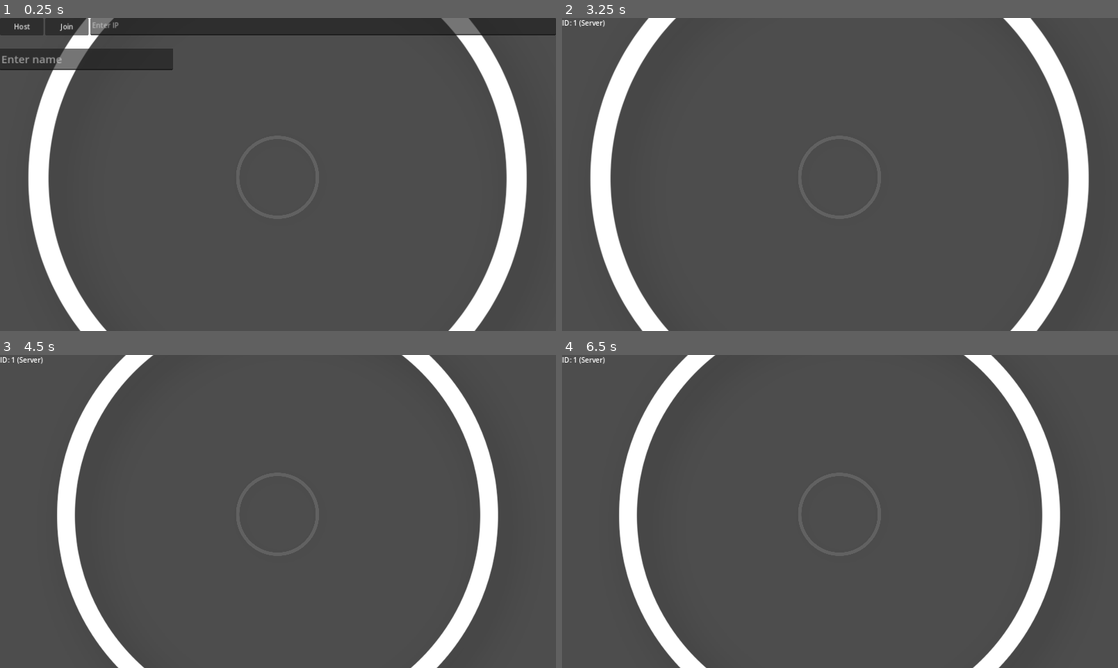
Above: before the commit, frames 1-4 (two rows, left to right).
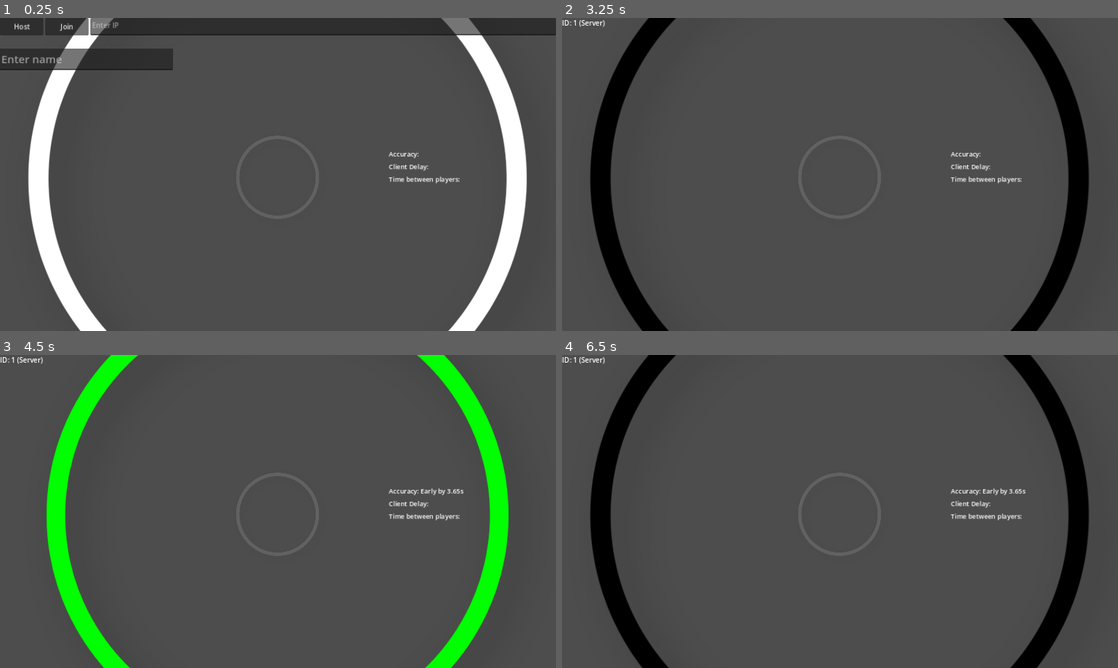
Above: after the commit, the same moments.

Repository: lokasc/rsPrototype
Game: Godot game, scene res://beat_sync/beat_main.tscn
Same seed, same stepped clock (60 frames per second), same inputs: the game is played once before the commit and once after it. This scene is started directly instead of the project's main scene.
Inputs (mouse positions are in pixels of both pictures, inside the frame that each line leads up to):
- Up to frame 1 (0.25 s): no input
- Up to frame 2 (3.25 s): click (884, 27) at 0.52 s; type "12" at 0.6 s; click (650, 58) at 0.75 s; type "Alex" at 0.83 s; click "Host" at 1.25 s; click "Start" at 2 s; tap Enter at 2.75 s; move the mouse to (962, 158) at 2.77 s; hold D (right) from 2.78 s (still down); click (962, 158) at 2.85 s
- Up to frame 3 (4.5 s): tap Space at 3.5 s; move the mouse to (166, 527) at 3.52 s; release D (right) at 3.53 s; hold S (down) 3.53-4.28 s; click (166, 527) at 3.6 s; move the mouse to (333, 442) at 4.27 s; hold D (right) from 4.28 s (still down); click (333, 442) at 4.35 s
- Up to frame 4 (6.5 s): tap Enter at 5 s; move the mouse to (812, 574) at 5.02 s; release D (right) at 5.03 s; hold W (up) 5.03-5.78 s; click (812, 574) at 5.1 s; tap Space at 5.75 s; move the mouse to (1006, 558) at 5.77 s; hold A (left) from 5.78 s (still down); click (1006, 558) at 5.85 s

The runs differ from the first frame. In frame 1, 0.3% of the frame differs, in the area x 69-83%, y 42-53%; in frame 2, 8.6%; in frame 3, 12%; in frame 4, 16%, in the area x 5-95%, y 0-100%.

Commit message:
Added statistics & GUI indicators

Diff:
--- a/beat_sync/beat_main.tscn
+++ b/beat_sync/beat_main.tscn
@@ -1,12 +1,13 @@
-[gd_scene load_steps=4 format=3 uid="uid://q4tmb5de6pvw"]
+[gd_scene load_steps=5 format=3 uid="uid://q4tmb5de6pvw"]
 
 [ext_resource type="Script" path="res://beat_sync/multiplayer_controller.gd" id="1_i0qxa"]
 [ext_resource type="Texture2D" uid="uid://b48bg22uuhx8x" path="res://beat_sync/WhiteCircle.png" id="2_wwqmy"]
 [ext_resource type="AudioStream" uid="uid://c3uin71rkug8o" path="res://beat_sync/808-closed-hi-hat.wav" id="3_bmxa6"]
+[ext_resource type="AudioStream" uid="uid://cyp7ue25ku7rf" path="res://beat_sync/noncopyrightbuzznoise.mp3" id="4_mfa8y"]
 
 [node name="BeatMain" type="Node"]
 
-[node name="MultiplayerController" type="Node" parent="." node_paths=PackedStringArray("net_ui", "game_ui", "timer", "sound_timer", "transparent_ring", "opaque_ring", "hihat_sound")]
+[node name="MultiplayerController" type="Node" parent="." node_paths=PackedStringArray("net_ui", "game_ui", "timer", "sound_timer", "transparent_ring", "opaque_ring", "hihat_sound", "stats_container")]
 script = ExtResource("1_i0qxa")
 net_ui = NodePath("../UI/NetUI")
 game_ui = NodePath("../UI/InGameUI")
@@ -15,8 +16,9 @@
 transparent_ring = NodePath("../Countdowns/TransparentRing")
 opaque_ring = NodePath("../Countdowns/Ring")
 hihat_sound = NodePath("../Countdowns/HiHatSound")
-result_screen_time = 2.0
-num_countdowns = 2
+stats_container = NodePath("../Countdowns/StatsContainer")
+result_screen_time = 1.0
+num_countdowns = 10
 
 [node name="Countdowns" type="Node" parent="."]
 
@@ -51,6 +53,33 @@
 
 [node name="HiHatSound" type="AudioStreamPlayer" parent="Countdowns"]
 stream = ExtResource("3_bmxa6")
+
+[node name="CorrectBuzzerNoise" type="AudioStreamPlayer" parent="Countdowns"]
+stream = ExtResource("4_mfa8y")
+
+[node name="StatsContainer" type="VBoxContainer" parent="Countdowns"]
+offset_left = 895.0
+offset_top = 302.0
+offset_right = 1195.0
+offset_bottom = 460.0
+
+[node name="Accuracy" type="RichTextLabel" parent="Countdowns/StatsContainer"]
+custom_minimum_size = Vector2(300, 25)
+layout_mode = 2
+theme_override_font_sizes/normal_font_size = 15
+text = "Accuracy:"
+
+[node name="Ping" type="RichTextLabel" parent="Countdowns/StatsContainer"]
+custom_minimum_size = Vector2(300, 25)
+layout_mode = 2
+theme_override_font_sizes/normal_font_size = 15
+text = "Client Delay:"
+
+[node name="ButtonPressDelay" type="RichTextLabel" parent="Countdowns/StatsContainer"]
+custom_minimum_size = Vector2(300, 25)
+layout_mode = 2
+theme_override_font_sizes/normal_font_size = 15
+text = "Time between players:"
 
 [node name="UI" type="Control" parent="."]
 layout_mode = 3
--- a/beat_sync/multiplayer_controller.gd
+++ b/beat_sync/multiplayer_controller.gd
@@ -13,6 +13,7 @@
 @export var transparent_ring : Sprite2D
 @export var opaque_ring : Sprite2D
 @export var hihat_sound : AudioStreamPlayer
+@export var stats_container : VBoxContainer
 
 @export_category("Game")
 @export var result_screen_time : float
@@ -73,11 +74,13 @@
 	current_state = GAME_STATE.STATE_IDLE
 	current_countdowns = 0
 
+	# TODO: Send number of countdowns to client
+
 func _process(delta):
 	if !is_game_started:
 		return
 
-	game_loop()
+	game_loop(delta)
 	pass
 
 ### GAMEPLAY ###
@@ -90,13 +93,14 @@
 	# 4. get results, wait.
 
 # This function corresponds to the main gameplay
-func game_loop():
+func game_loop(_delta):
 	match current_state:
 		GAME_STATE.STATE_IDLE:
 			await get_tree().create_timer(1).timeout
 
 			# Calculate a random BPM
-			BPM = randi_range(max_BPM, min_BPM)
+			#BPM = randi_range(max_BPM, min_BPM)
+			BPM = 60
 			seconds_per_four_beats = BPM/60.0 * 4
 			extra_seconds = seconds_per_four_beats/4 * 2
 
@@ -106,32 +110,41 @@
 
 			## play a sound effect on first beat.
 			sound_count = 0
+			opaque_ring_scale = opaque_ring_scale
+			$"../Countdowns/Ring".modulate = Color(0,0,0)
 			sound_timer.start(seconds_per_four_beats/4)
 
 			current_state = GAME_STATE.STATE_RUNNING
-
 		GAME_STATE.STATE_RUNNING:
 			# Shrink visual image, via linear interpolation.
-			# TODO: make it extend beyond.
-			# FIXME: Scaling buggy at the beginning.
-			opaque_ring.scale = opaque_ring_scale + ((transparent_ring_scale - opaque_ring_scale)/(seconds_per_four_beats-0)) * (min(total_cd_time - timer.time_left,seconds_per_four_beats)-0)
+			opaque_ring.scale = opaque_ring_scale + ((transparent_ring_scale - opaque_ring_scale)/(seconds_per_four_beats-0)) * (total_cd_time - timer.time_left-0)
+			if opaque_ring.scale.x < 0:
+				opaque_ring.scale = Vector2.ZERO
+
+			if current_state != GAME_STATE.STATE_RUNNING:
+				return
+
 			# Check for Input & collect results.
 			if Input.is_action_just_pressed("attack"):
+				$"../Countdowns/Ring".modulate = Color(0,1,0)
+
 				pressed_time = timer.time_left
 				timer.stop()
 				sound_timer.stop()
-
+				$"../Countdowns/CorrectBuzzerNoise".play(0.15)
 				# negative implies early, positive implies late.
 				accuracy =  total_cd_time - pressed_time - seconds_per_four_beats
-				print("Time left: " + str(pressed_time) + "\n Accuracy: " + str(accuracy))
+				#print("Time left: " + str(pressed_time) + "\n Accuracy: " + str(accuracy))
 
 				# stop timer when hit
 				current_state = GAME_STATE.STATE_RESULTS
 		GAME_STATE.STATE_RESULTS:
 			# show results here, for x seconds then go next.
+			set_accuracy()
+
 			await get_tree().create_timer(result_screen_time).timeout
-			# check to leave.
-
+
+			# check to end game.
 			# for some reason, it is possible to enter here
 			# without being in state_result
 			if current_state == GAME_STATE.STATE_RESULTS:
@@ -145,7 +158,7 @@
 func _on_cd_timer_timeout():
 	if current_state != GAME_STATE.STATE_RUNNING:
 		return
-	accuracy = 99999
+	accuracy = 123456789
 	current_state = GAME_STATE.STATE_RESULTS
 
 func _on_sound_timer_timeout():
@@ -157,6 +170,19 @@
 		# play different sound
 		sound_timer.stop()
 
+# includes network code here.
+func set_accuracy():
+	var string
+
+	# TODO: maybe turn green or something within a range
+	if sign(accuracy) == -1:
+		string = "Early by " + str(abs(accuracy)) + "s"
+	elif sign(accuracy) == 1:
+		string = "Late by " + str(abs(accuracy)) + "s"
+	else:
+		string = "Perfect!"
+
+	stats_container.get_child(0).text = "Accuracy: " + string
 
 ### NETWORKING ###
 
@@ -199,9 +225,6 @@
 	(game_ui.get_child(0) as Label).text = "ID: " + str(multiplayer.get_unique_id()) + " (Server)"
 	game_ui.get_node("StartGameButton").visible = true
 
-	pass
-
-
 func _on_join_button_button_down():
 	var input_ip = (get_node("/root/BeatMain/UI/NetUI/HBoxContainer/IP") as TextEdit).text
 	if input_ip != "":
@@ -252,7 +275,6 @@
 func start_game():
 	is_game_started = true
 
-
 func _on_start_game_button_button_down():
 	is_game_started = true
 
Not shown, added: beat_sync/noncopyrightbuzznoise.mp3.import
Not shown, added: beat_sync/noncopyrightbuzznoise.mp3
